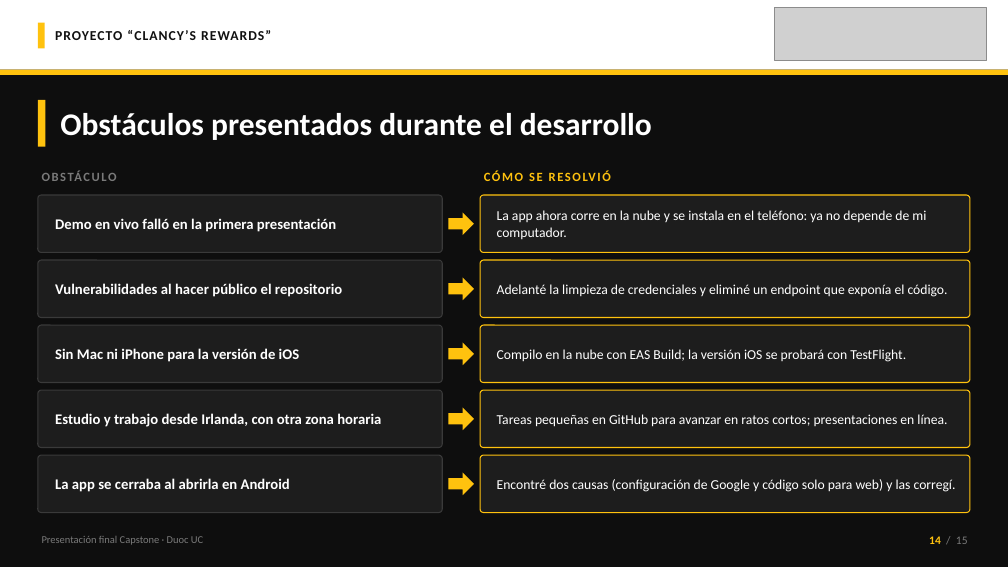
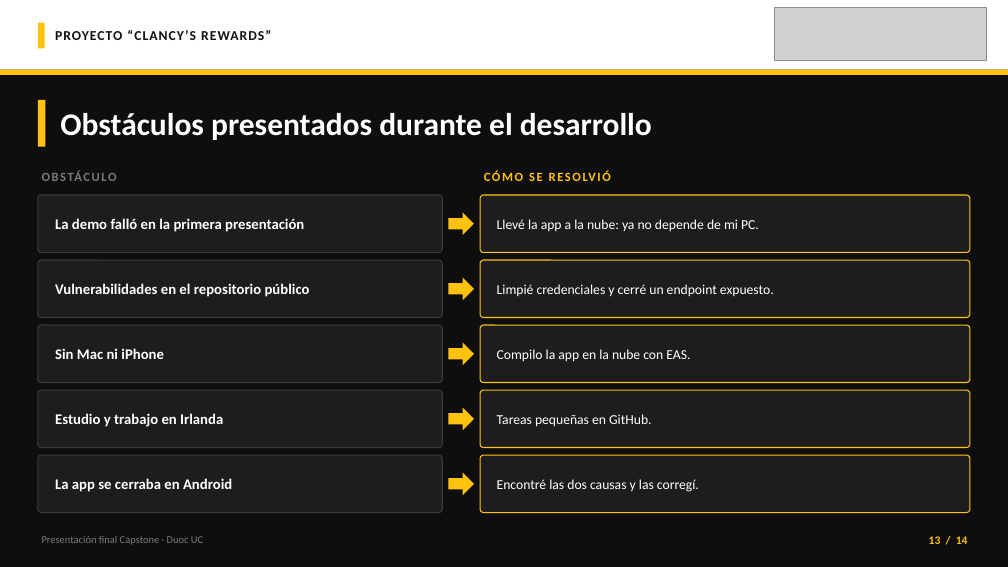
Before and after one commit to 44ndy/clancys-rewards, a slide deck: slide 13 of Fase 3/Evidencias Grupales/Presentación Final del proyecto (Español).pptx (slide 14 before the commit). Drawn at 1008x567 pixels with LibreOffice and Linux fonts; fonts in the diff are those of the drawing; grey boxes stand for pictures. Boxes give left, top, right and bottom in pixels: in the first picture for what was removed or moved away, otherwise in the second. Text is boxed around its words. In the diff, an @@ line names an element or a change of style, - is before the commit and + after.

Commit message:
Simplificar la presentación final y acortar el guion a 7 minutos
- Misma estructura que la plantilla de la docente: 14 láminas, sin la
  lámina extra de caso de uso (el flujo se ve en la demo).
- Menos texto en cada lámina; los detalles se explican hablando.
- Guion nuevo, corto y con lo más importante en negrita; notas del orador
  sincronizadas.

```diff
--- a/Fase 3/Evidencias Grupales/Presentación Final del proyecto (Español).pptx
+++ b/Fase 3/Evidencias Grupales/Presentación Final del proyecto (Español).pptx
@@ text at (55, 218, 304, 232): text changed @@
-Demo en vivo falló en la primera presentación
+La demo falló en la primera presentación
@@ text at (497, 219, 759, 231): text changed @@
-La app ahora corre en la nube y se instala en el teléfono: ya no depende de mi computador.
+Llevé la app a la nube: ya no depende de mi PC.
@@ text at (55, 283, 310, 297): text changed @@
-Vulnerabilidades al hacer público el repositorio
+Vulnerabilidades en el repositorio público
@@ text at (497, 284, 774, 296): text changed @@
-Adelanté la limpieza de credenciales y eliminé un endpoint que exponía el código.
+Limpié credenciales y cerré un endpoint expuesto.
@@ text at (55, 348, 164, 359): text changed @@
-Sin Mac ni iPhone para la versión de iOS
+Sin Mac ni iPhone
@@ text at (497, 349, 690, 362): text changed @@
-Compilo en la nube con EAS Build; la versión iOS se probará con TestFlight.
+Compilo la app en la nube con EAS.
@@ text at (55, 413, 223, 427): text changed @@
-Estudio y trabajo desde Irlanda, con otra zona horaria
+Estudio y trabajo en Irlanda
@@ text at (497, 414, 651, 427): text changed @@
-Tareas pequeñas en GitHub para avanzar en ratos cortos; presentaciones en línea.
+Tareas pequeñas en GitHub.
@@ text at (55, 478, 232, 492): text changed @@
-La app se cerraba al abrirla en Android
+La app se cerraba en Android
@@ text at (497, 479, 699, 492): text changed @@
-Encontré dos causas (configuración de Google y código solo para web) y las corregí.
+Encontré las dos causas y las corregí.
@@ text at (929, 536, 968, 544): text changed; text colour #7A7A7A to #FFC20E; bold on @@
-14 / 15
+13 / 14
```
Also in this commit, not shown: 11 other slides changed, 1 slide removed, 1 other file.
